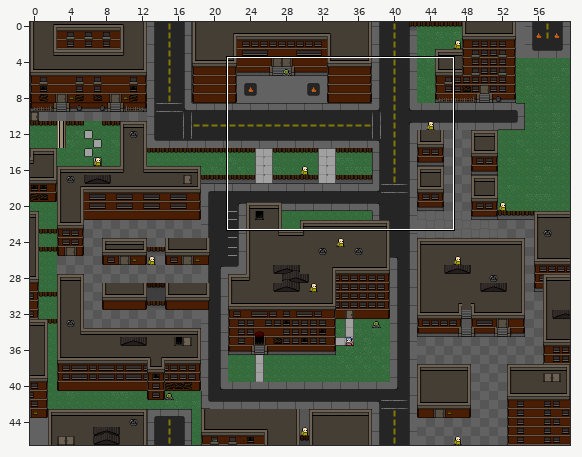
Tiled map: assets/hospital.tmx. Above, an overview of the earlier version with the close-up marked.
Close-up. The starting point:
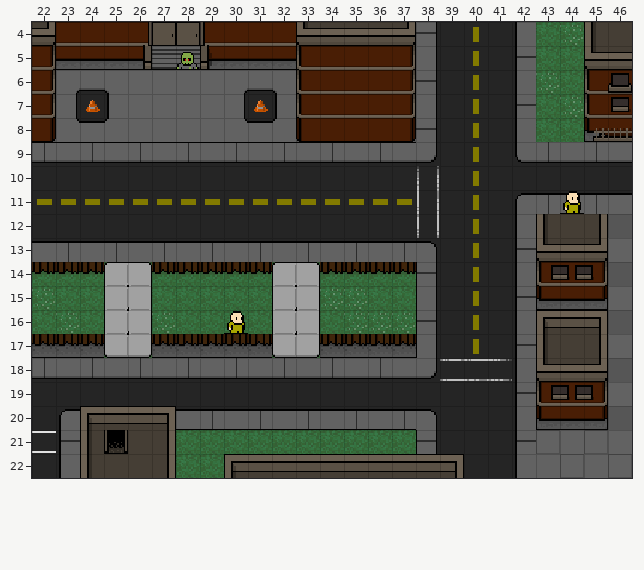
Cells are 16x16 px. Shown: x 22..46, y 4..22. The commit also changed other parts of the map, which this record leaves out.
And afterwards:
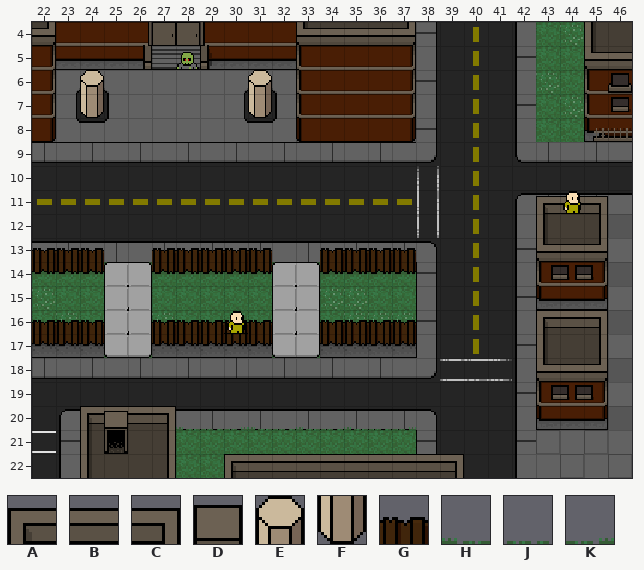
Key: from "ztown": A 3, B 4, C 5, D 6, E 14, F 30, G 157, H 208, J 209, K 210.
_ is an empty cell.
Tiles of an added or newly shown layer are drawn over the layers below it.
The exact change:
Layer "fg" (now shown):
The author put tile A in row 11 at x 43.
The author put tile B in row 11 at x 44.
The author put tile C in row 11 at x 45.
The author put tile D in row 20 at x 25.
The author put tile E in row 6 at x 24 and 31.
The author put tile F in row 7 at x 24 and 31.
The author put tile G in row 13 at x 22 to 24, 27 to 31 and 34 to 37; in row 16 at x 22 to 24, 27 to 31 and 34 to 37.
The author put tile H in row 20 at x 28, 31, 33 and 35.
The author put tile J in row 20 at x 29, 32, 34 and 36.
The author put tile K in row 20 at x 30 and 37.
